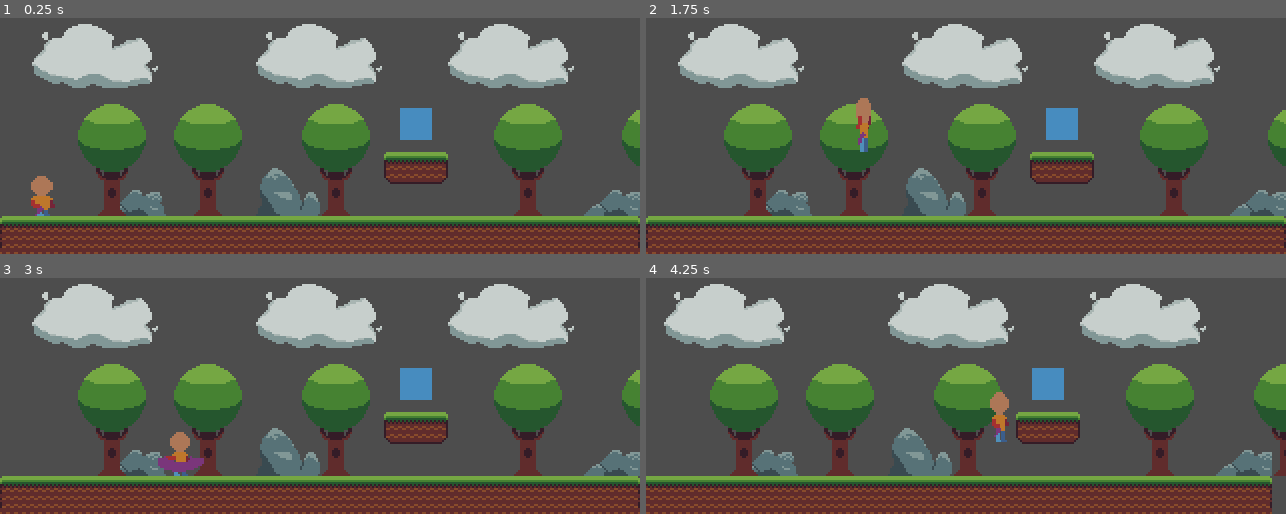
Above: before the commit, frames 1-4 (two rows, left to right).
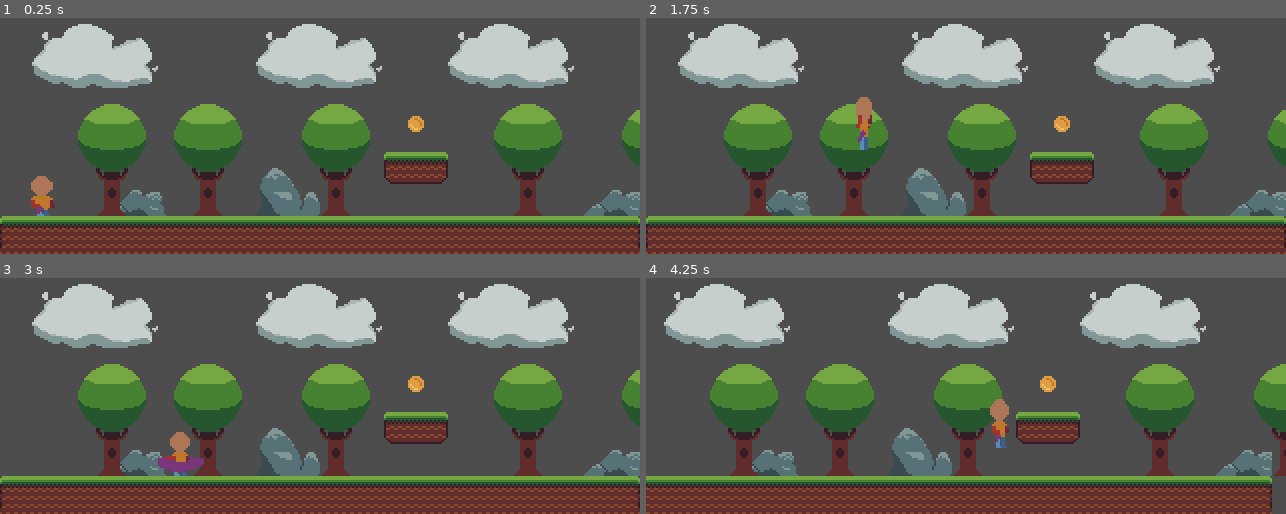
Above: after the commit, the same moments.

Repository: gumpdev/workshop-godot
Game: Godot game, scene res://actors/cenario.tscn
Same seed, same stepped clock (60 frames per second), same inputs: the game is played once before the commit and once after it. The engine's default icon, where the game draws it, is replaced by a stand-in: a white triangle on a blue panel in a dark square.
Inputs (mouse positions are in pixels of both pictures, inside the frame that each line leads up to):
- Up to frame 1 (0.25 s): no input
- Up to frame 2 (1.75 s): move the mouse to (1106, 55) at 0.52 s; hold D (right) from 0.53 s (still down); click (1106, 55) at 0.6 s; tap W (up) at 0.77, 1.52 s; move the mouse to (838, 91) at 1.27 s; click (838, 91) at 1.35 s
- Up to frame 3 (3 s): move the mouse to (outside the picture) at 2.02 s; release D (right) at 2.03 s; hold A (left) 2.03-2.78 s; click (outside the picture) at 2.1 s; move the mouse to (288, 405) at 2.77 s; hold D (right) from 2.78 s (still down); click (288, 405) at 2.85 s
- Up to frame 4 (4.25 s): keep holding D (right); tap W (up) at 3.02, 3.77 s; move the mouse to (1158, 388) at 3.52 s; click (1158, 388) at 3.6 s

The runs differ from the first frame. In frame 1, 0.7% of the frame differs, in the area x 62-68%, y 38-52%; in frame 2, 0.8%; in frame 3, 0.7%; in frame 4, 1.0%, in the area x 53-66%, y 38-73%.

Commit message:
add coin sprite and slime

Diff:
--- a/actors/coin.tscn
+++ b/actors/coin.tscn
@@ -1,18 +1,79 @@
-[gd_scene load_steps=4 format=3 uid="uid://cg8ubxv2ua05s"]
+[gd_scene load_steps=11 format=3 uid="uid://cg8ubxv2ua05s"]
 
-[ext_resource type="Texture2D" uid="uid://hml5tjb5mdwo" path="res://icon.svg" id="1_of023"]
 [ext_resource type="Script" uid="uid://xhe1stjouf1y" path="res://scripts/coin.gd" id="1_xa5m6"]
+[ext_resource type="Texture2D" uid="uid://by3bbrav6aonw" path="res://sprites/Moeda.png" id="2_xa5m6"]
 
 [sub_resource type="CircleShape2D" id="CircleShape2D_xa5m6"]
 radius = 11.4018
 
+[sub_resource type="AtlasTexture" id="AtlasTexture_sxp3q"]
+atlas = ExtResource("2_xa5m6")
+region = Rect2(0, 0, 8, 8)
+
+[sub_resource type="AtlasTexture" id="AtlasTexture_752db"]
+atlas = ExtResource("2_xa5m6")
+region = Rect2(8, 0, 8, 8)
+
+[sub_resource type="AtlasTexture" id="AtlasTexture_xc5rt"]
+atlas = ExtResource("2_xa5m6")
+region = Rect2(16, 0, 8, 8)
+
+[sub_resource type="AtlasTexture" id="AtlasTexture_am7by"]
+atlas = ExtResource("2_xa5m6")
+region = Rect2(24, 0, 8, 8)
+
+[sub_resource type="AtlasTexture" id="AtlasTexture_gfxnh"]
+atlas = ExtResource("2_xa5m6")
+region = Rect2(32, 0, 8, 8)
+
+[sub_resource type="AtlasTexture" id="AtlasTexture_iuwse"]
+atlas = ExtResource("2_xa5m6")
+region = Rect2(40, 0, 8, 8)
+
+[sub_resource type="SpriteFrames" id="SpriteFrames_g52rb"]
+animations = [{
+"frames": [{
+"duration": 1.0,
+"texture": SubResource("AtlasTexture_sxp3q")
+}],
+"loop": true,
+"name": &"default",
+"speed": 10.0
+}, {
+"frames": [{
+"duration": 1.0,
+"texture": SubResource("AtlasTexture_sxp3q")
+}, {
+"duration": 1.0,
+"texture": SubResource("AtlasTexture_752db")
+}, {
+"duration": 1.0,
+"texture": SubResource("AtlasTexture_xc5rt")
+}, {
+"duration": 1.0,
+"texture": SubResource("AtlasTexture_am7by")
+}, {
+"duration": 1.0,
+"texture": SubResource("AtlasTexture_gfxnh")
+}, {
+"duration": 1.0,
+"texture": SubResource("AtlasTexture_iuwse")
+}],
+"loop": false,
+"name": &"shine",
+"speed": 10.0
+}]
+
 [node name="Coin" type="Area2D"]
 script = ExtResource("1_xa5m6")
 
-[node name="Sprite2D" type="Sprite2D" parent="."]
-texture = ExtResource("1_of023")
-region_enabled = true
-region_rect = Rect2(32, 32, 16, 16)
-
 [node name="CollisionShape2D" type="CollisionShape2D" parent="."]
 shape = SubResource("CircleShape2D_xa5m6")
+
+[node name="Sprite" type="AnimatedSprite2D" parent="."]
+sprite_frames = SubResource("SpriteFrames_g52rb")
+animation = &"shine"
+
+[node name="Timer" type="Timer" parent="."]
+wait_time = 3.0
+autostart = true
--- a/actors/player.tscn
+++ b/actors/player.tscn
@@ -1,9 +1,10 @@
-[gd_scene load_steps=20 format=3 uid="uid://bx041k4tfk3tl"]
+[gd_scene load_steps=32 format=3 uid="uid://bx041k4tfk3tl"]
 
 [ext_resource type="Script" uid="uid://1yn2t5lae7qr" path="res://scripts/player/player.gd" id="1_mvpqy"]
 [ext_resource type="Texture2D" uid="uid://utcw5uajwhq" path="res://sprites/Personagem-Sheet.png" id="1_niuxy"]
 [ext_resource type="Script" uid="uid://2dfdkjc0bh0k" path="res://scripts/player/player_state.gd" id="3_1yqc4"]
 [ext_resource type="Script" uid="uid://blxt66saxadav" path="res://scripts/player/player_sprite.gd" id="3_esgq3"]
+[ext_resource type="Texture2D" uid="uid://cm5d56be1vfdt" path="res://sprites/PersonagemMorte.png" id="3_tue77"]
 [ext_resource type="Script" uid="uid://dkxiugmjkm3v7" path="res://scripts/player/player_controller.gd" id="5_kjkj0"]
 
 [sub_resource type="AtlasTexture" id="AtlasTexture_mvpqy"]
@@ -17,6 +18,50 @@
 [sub_resource type="AtlasTexture" id="AtlasTexture_esgq3"]
 atlas = ExtResource("1_niuxy")
 region = Rect2(64, 96, 32, 32)
+
+[sub_resource type="AtlasTexture" id="AtlasTexture_33vod"]
+atlas = ExtResource("3_tue77")
+region = Rect2(0, 0, 32, 32)
+
+[sub_resource type="AtlasTexture" id="AtlasTexture_er1rk"]
+atlas = ExtResource("3_tue77")
+region = Rect2(32, 0, 32, 32)
+
+[sub_resource type="AtlasTexture" id="AtlasTexture_e7yfm"]
+atlas = ExtResource("3_tue77")
+region = Rect2(64, 0, 32, 32)
+
+[sub_resource type="AtlasTexture" id="AtlasTexture_ua707"]
+atlas = ExtResource("3_tue77")
+region = Rect2(96, 0, 32, 32)
+
+[sub_resource type="AtlasTexture" id="AtlasTexture_g4jua"]
+atlas = ExtResource("3_tue77")
+region = Rect2(128, 0, 32, 32)
+
+[sub_resource type="AtlasTexture" id="AtlasTexture_m2gb2"]
+atlas = ExtResource("3_tue77")
+region = Rect2(160, 0, 32, 32)
+
+[sub_resource type="AtlasTexture" id="AtlasTexture_p7c1f"]
+atlas = ExtResource("3_tue77")
+region = Rect2(192, 0, 32, 32)
+
+[sub_resource type="AtlasTexture" id="AtlasTexture_gruaa"]
+atlas = ExtResource("3_tue77")
+region = Rect2(224, 0, 32, 32)
+
+[sub_resource type="AtlasTexture" id="AtlasTexture_vsnin"]
+atlas = ExtResource("3_tue77")
+region = Rect2(256, 0, 32, 32)
+
+[sub_resource type="AtlasTexture" id="AtlasTexture_vsr4s"]
+atlas = ExtResource("3_tue77")
+region = Rect2(288, 0, 32, 32)
+
+[sub_resource type="AtlasTexture" id="AtlasTexture_rcrwa"]
+atlas = ExtResource("3_tue77")
+region = Rect2(320, 0, 32, 32)
 
 [sub_resource type="AtlasTexture" id="AtlasTexture_rkwqa"]
 atlas = ExtResource("1_niuxy")
@@ -68,6 +113,44 @@
 }],
 "loop": true,
 "name": &"attack",
+"speed": 10.0
+}, {
+"frames": [{
+"duration": 1.0,
+"texture": SubResource("AtlasTexture_33vod")
+}, {
+"duration": 1.0,
+"texture": SubResource("AtlasTexture_er1rk")
+}, {
+"duration": 1.0,
+"texture": SubResource("AtlasTexture_e7yfm")
+}, {
+"duration": 1.0,
+"texture": SubResource("AtlasTexture_ua707")
+}, {
+"duration": 1.0,
+"texture": SubResource("AtlasTexture_g4jua")
+}, {
+"duration": 1.0,
+"texture": SubResource("AtlasTexture_m2gb2")
+}, {
+"duration": 1.0,
+"texture": SubResource("AtlasTexture_p7c1f")
+}, {
+"duration": 1.0,
+"texture": SubResource("AtlasTexture_gruaa")
+}, {
+"duration": 1.0,
+"texture": SubResource("AtlasTexture_vsnin")
+}, {
+"duration": 1.0,
+"texture": SubResource("AtlasTexture_vsr4s")
+}, {
+"duration": 1.0,
+"texture": SubResource("AtlasTexture_rcrwa")
+}],
+"loop": false,
+"name": &"death",
 "speed": 10.0
 }, {
 "frames": [{
@@ -134,7 +217,9 @@
 [node name="Sprite" type="AnimatedSprite2D" parent="."]
 position = Vector2(0, 15)
 sprite_frames = SubResource("SpriteFrames_g4jua")
-animation = &"attack"
+animation = &"death"
+frame = 10
+frame_progress = 1.0
 offset = Vector2(0, -15)
 script = ExtResource("3_esgq3")
 
--- /dev/null
+++ b/actors/slime.tscn
@@ -0,0 +1,169 @@
+[gd_scene load_steps=22 format=3 uid="uid://danb31joagcnm"]
+
+[ext_resource type="Texture2D" uid="uid://c3hiov068klws" path="res://sprites/Slime-Sheet.png" id="1_uu4ag"]
+
+[sub_resource type="AtlasTexture" id="AtlasTexture_oalog"]
+atlas = ExtResource("1_uu4ag")
+region = Rect2(0, 64, 37, 32)
+
+[sub_resource type="AtlasTexture" id="AtlasTexture_6qfhi"]
+atlas = ExtResource("1_uu4ag")
+region = Rect2(37, 64, 37, 32)
+
+[sub_resource type="AtlasTexture" id="AtlasTexture_pegi3"]
+atlas = ExtResource("1_uu4ag")
+region = Rect2(74, 64, 37, 32)
+
+[sub_resource type="AtlasTexture" id="AtlasTexture_2pq0v"]
+atlas = ExtResource("1_uu4ag")
+region = Rect2(111, 64, 37, 32)
+
+[sub_resource type="AtlasTexture" id="AtlasTexture_l4pwm"]
+atlas = ExtResource("1_uu4ag")
+region = Rect2(148, 64, 37, 32)
+
+[sub_resource type="AtlasTexture" id="AtlasTexture_0raj5"]
+atlas = ExtResource("1_uu4ag")
+region = Rect2(185, 64, 37, 32)
+
+[sub_resource type="AtlasTexture" id="AtlasTexture_263ej"]
+atlas = ExtResource("1_uu4ag")
+region = Rect2(0, 96, 37, 32)
+
+[sub_resource type="AtlasTexture" id="AtlasTexture_hh6c0"]
+atlas = ExtResource("1_uu4ag")
+region = Rect2(37, 96, 37, 32)
+
+[sub_resource type="AtlasTexture" id="AtlasTexture_173wj"]
+atlas = ExtResource("1_uu4ag")
+region = Rect2(74, 96, 37, 32)
+
+[sub_resource type="AtlasTexture" id="AtlasTexture_pgt7u"]
+atlas = ExtResource("1_uu4ag")
+region = Rect2(111, 96, 37, 32)
+
+[sub_resource type="AtlasTexture" id="AtlasTexture_5wvkq"]
+atlas = ExtResource("1_uu4ag")
+region = Rect2(148, 96, 37, 32)
+
+[sub_resource type="AtlasTexture" id="AtlasTexture_yi4jj"]
+atlas = ExtResource("1_uu4ag")
+region = Rect2(185, 96, 37, 32)
+
+[sub_resource type="AtlasTexture" id="AtlasTexture_q52dg"]
+atlas = ExtResource("1_uu4ag")
+region = Rect2(0, 0, 37, 32)
+
+[sub_resource type="AtlasTexture" id="AtlasTexture_mp03y"]
+atlas = ExtResource("1_uu4ag")
+region = Rect2(37, 0, 37, 32)
+
+[sub_resource type="AtlasTexture" id="AtlasTexture_s0jih"]
+atlas = ExtResource("1_uu4ag")
+region = Rect2(0, 32, 37, 32)
+
+[sub_resource type="AtlasTexture" id="AtlasTexture_2xbsk"]
+atlas = ExtResource("1_uu4ag")
+region = Rect2(37, 32, 37, 32)
+
+[sub_resource type="AtlasTexture" id="AtlasTexture_q013g"]
+atlas = ExtResource("1_uu4ag")
+region = Rect2(74, 32, 37, 32)
+
+[sub_resource type="AtlasTexture" id="AtlasTexture_nimap"]
+atlas = ExtResource("1_uu4ag")
+region = Rect2(111, 32, 37, 32)
+
+[sub_resource type="SpriteFrames" id="SpriteFrames_kc1lq"]
+animations = [{
+"frames": [{
+"duration": 1.0,
+"texture": SubResource("AtlasTexture_oalog")
+}, {
+"duration": 1.0,
+"texture": SubResource("AtlasTexture_6qfhi")
+}, {
+"duration": 1.0,
+"texture": SubResource("AtlasTexture_pegi3")
+}, {
+"duration": 1.0,
+"texture": SubResource("AtlasTexture_2pq0v")
+}, {
+"duration": 1.0,
+"texture": SubResource("AtlasTexture_l4pwm")
+}, {
+"duration": 1.0,
+"texture": SubResource("AtlasTexture_0raj5")
+}],
+"loop": false,
+"name": &"attack",
+"speed": 6.0
+}, {
+"frames": [{
+"duration": 1.0,
+"texture": SubResource("AtlasTexture_263ej")
+}, {
+"duration": 1.0,
+"texture": SubResource("AtlasTexture_hh6c0")
+}, {
+"duration": 1.0,
+"texture": SubResource("AtlasTexture_173wj")
+}, {
+"duration": 1.0,
+"texture": SubResource("AtlasTexture_pgt7u")
+}, {
+"duration": 1.0,
+"texture": SubResource("AtlasTexture_5wvkq")
+}, {
+"duration": 1.0,
+"texture": SubResource("AtlasTexture_yi4jj")
+}],
+"loop": false,
+"name": &"hit",
+"speed": 5.0
+}, {
+"frames": [{
+"duration": 1.0,
+"texture": SubResource("AtlasTexture_q52dg")
+}, {
+"duration": 1.0,
+"texture": SubResource("AtlasTexture_mp03y")
+}],
+"loop": true,
+"name": &"idle",
+"speed": 5.0
+}, {
+"frames": [{
+"duration": 1.0,
+"texture": SubResource("AtlasTexture_s0jih")
+}, {
+"duration": 1.0,
+"texture": SubResource("AtlasTexture_2xbsk")
+}, {
+"duration": 1.0,
+"texture": SubResource("AtlasTexture_q013g")
+}, {
+"duration": 1.0,
+"texture": SubResource("AtlasTexture_nimap")
+}],
+"loop": true,
+"name": &"walk",
+"speed": 5.0
+}]
+
+[sub_resource type="CapsuleShape2D" id="CapsuleShape2D_uu4ag"]
+radius = 8.0
+height = 16.0
+
+[node name="Slime" type="CharacterBody2D"]
+
+[node name="Sprite" type="AnimatedSprite2D" parent="."]
+position = Vector2(2, 0)
+sprite_frames = SubResource("SpriteFrames_kc1lq")
+animation = &"attack"
+frame = 5
+frame_progress = 1.0
+
+[node name="CollisionShape2D" type="CollisionShape2D" parent="."]
+position = Vector2(0, 8)
+shape = SubResource("CapsuleShape2D_uu4ag")
--- a/scripts/coin.gd
+++ b/scripts/coin.gd
@@ -1,7 +1,18 @@
 extends Area2D
+
+@onready var sprite = $Sprite
+@onready var timer = $Timer
 
 func _ready() -> void:
 	body_entered.connect(collect_coin)
+	sprite.animation_finished.connect(idle)
+	timer.timeout.connect(shine)
+
+func idle():
+	sprite.play("default")
+
+func shine():
+	sprite.play("shine")
 
 func collect_coin(_body: Node2D):
 	GameManager.coins += 1
--- a/scripts/player/player_controller.gd
+++ b/scripts/player/player_controller.gd
@@ -6,7 +6,7 @@
 func get_horizontal_input():
 	return Input.get_axis("left", "right")
 
-func _physics_process(_delta: float) -> void:
+func _input(_event: InputEvent) -> void:
 	if Input.is_action_just_pressed("attack"):
 		on_attack.emit()
 
Binary file added: sprites/Moeda.png
Not shown, added: sprites/Moeda.png.import
Binary file added: sprites/PersonagemMorte.png
Not shown, added: sprites/PersonagemMorte.png.import
Binary file added: sprites/Slime-Sheet.png
Not shown, added: sprites/Slime-Sheet.png.import
